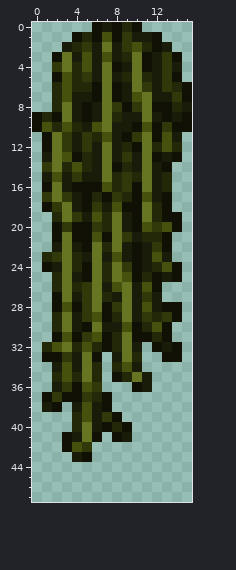
Pixel-art sprite -- content/Entities/Nature/Vine/vine.00.png. That is the earlier state.
The file is 16x48 pixels.
The result:
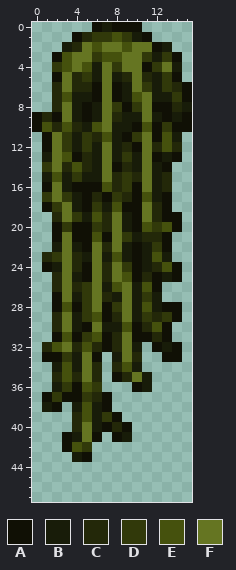
Palette (. is transparent): A #101005  B #181c09  C #232809  D #31390a  E #45510d  F #657522
Edits made:
@@ x 0..15 @@
- 0 ......ABACA.....
- 1 ....ACAEADBBA...
- 2 ...BCDBFBDECAB..
- 3 ..AFBEBEBCFABDA.
- 4 ..DFCEBFABFABDB.
- 5 ..AECDBFBCFCBDA.
- 6 ..CECCAFABFDBDCA
+ 0 ......ABAAA.....
+ 1 ....ACDDEDBA....
+ 2 ...BCFEFFEFFAB..
+ 3 ..AEFFDEEFFDBDA.
+ 4 ..DEFEBFDFFADFB.
+ 5 ..AFCDBFBCFCBDA.
+ 6 ..CFCCAFABFDBDCA
  7 ..CEBBAFABEFBBDA
